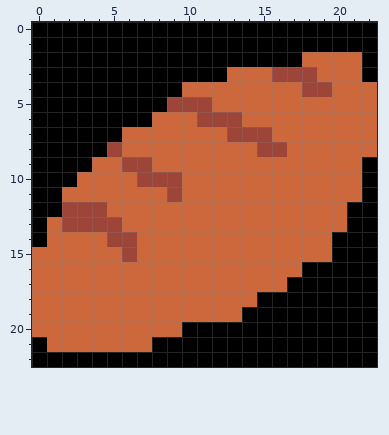
Pixel-art file: data/imgs/animations/bread.ase. Above: the version before the commit.
23x23 pixels, 1 frame.
The result:
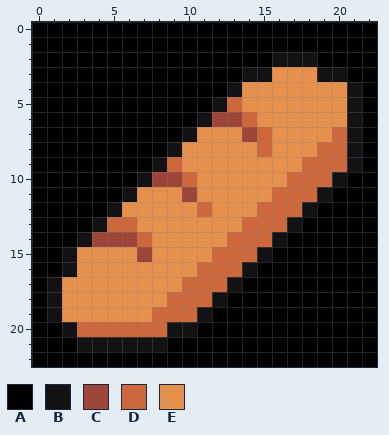
Palette (. is transparent): A #000000  B #121113  C #9e4539  D #cd683d  E #e6904e
The exact change:
Changed rows in their new state; - is an unchanged pixel.
Layer "Layer 1":
first column x 0:
 2 ----------------BBBAAA-
 3 -------------ABBEEEBBA-
 4 ----------AAABEEEEEEEBA
 5 ---------AAAB-EEEEEEEBA
 6 --------AAAB---EEEEEEBA
 7 ------AAAABEEE-DEEEE-BA
 8 -----AAAABEEEEEDEEE--BA
 9 ----AAAAB-EEEEEEEE---B-
10 ---AAAAB---EEEEEE---BA-
11 --AAAABEEECEEEEE---BAA-
12 --AAABEEEEE-EEE---BAA--
13 -AAABD-EEEEEEE---BAAA--
14 -AABC---EEEEE---BAAA---
15 AABEEEECEEEE---BAAAA---
16 AABEEEEEEEE---BAAA-----
17 ABEEEEEEEE---BAAA------
18 ABEEEEEEE---BAA--------
19 ABEEEEEE---BAA---------
20 AAB------BB------------
21 -AABBBBBB--------------
Boxes around the changes in both pictures, in picture pixels (x1, y1, x2, y2):
changed: (32, 52, 377, 352)
